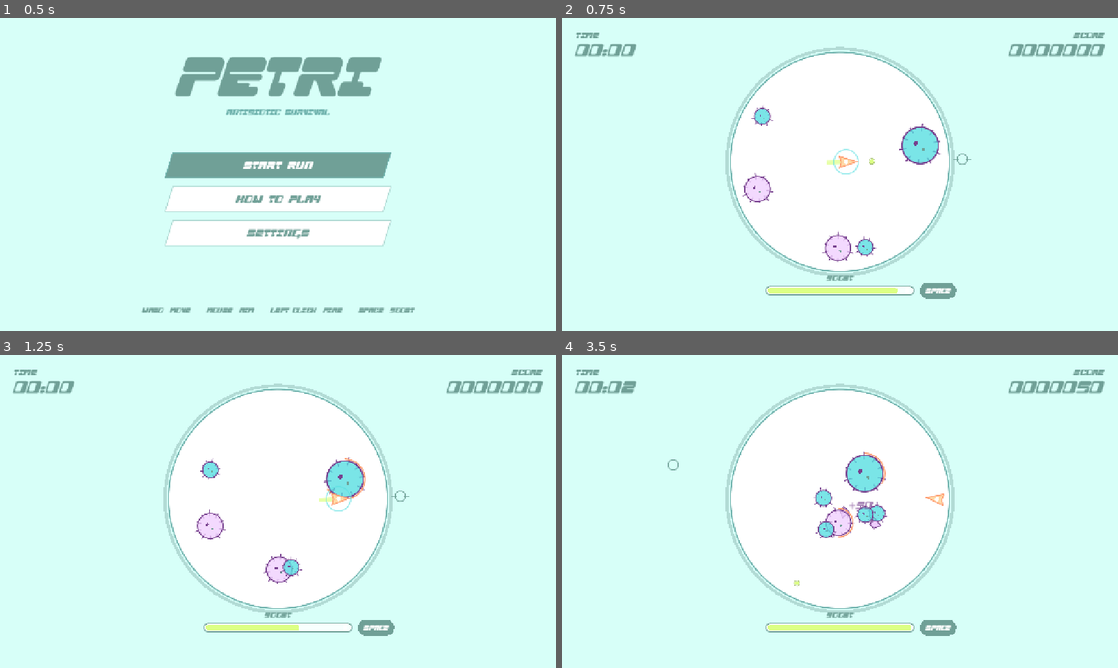
Above: before the commit, frames 1-4 (two rows, left to right).
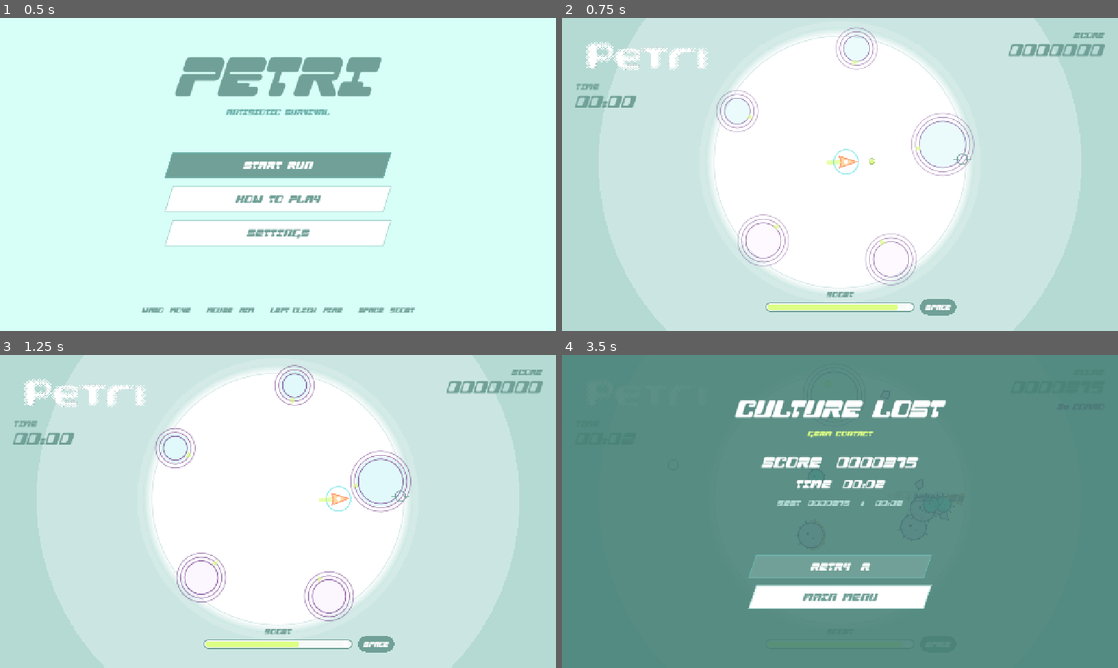
Above: after the commit, the same moments.

Repository: puleri/petri
Game: Godot game, scene res://scenes/main.tscn
The game is run twice, just before and just after one commit, with the same random seed, the same clock (stepped at 60 frames per second) and the same inputs.
Inputs (mouse positions are in pixels of both pictures, inside the frame that each line leads up to):
- Up to frame 1 (0.5 s): no input
- Up to frame 2 (0.75 s): tap Enter at 0.5 s; move the mouse to (962, 158) at 0.52 s; hold D (move_right) from 0.53 s (still down); hold Space (boost) from 0.53 s (still down); click (962, 158) at 0.67 s
- Up to frame 3 (1.25 s): keep holding D (move_right); keep holding Space (boost)
- Up to frame 4 (3.5 s): release D (move_right) at 1.25 s; release Space (boost) at 1.25 s; drag from (728, 527) to (812, 574) at 1.27 s; move the mouse to (895, 442) at 2.02 s; press the mouse at (895, 442) at 2.03 s; hold D (move_right) 2.03-2.75 s; tap Space (boost) at 2.3 s; release the mouse at (895, 442) at 2.75 s; drag from (812, 574) to (673, 464) at 2.77 s

Frame 1 is identical in both runs. In frame 2, 74% of the frame differs, in the area x 0-100%, y 0-100%; in frame 3, 74%; in frame 4, 98%.

Commit message:
updated ui

Diff:
--- a/project.godot
+++ b/project.godot
@@ -1,5 +1,10 @@
 ; Engine configuration file.
-; Best edited using the editor, but intentionally committed for repeatable web builds.
+; It's best edited using the editor UI and not directly,
+; since the parameters that go here are not all obvious.
+;
+; Format:
+;   [section] ; section goes between []
+;   param=value ; assign values to parameters
 
 config_version=5
 
@@ -7,7 +12,7 @@
 
 config/name="PETRI"
 run/main_scene="res://scenes/main.tscn"
-config/features=PackedStringArray("4.7", "GL Compatibility")
+config/features=PackedStringArray("4.6", "GL Compatibility")
 boot_splash/bg_color=Color(0.843137, 1, 0.972549, 1)
 boot_splash/show_image=false
 
@@ -20,17 +25,6 @@
 window/stretch/mode="canvas_items"
 window/stretch/aspect="expand"
 window/handheld/orientation=1
-
-[rendering]
-
-renderer/rendering_method="gl_compatibility"
-renderer/rendering_method.mobile="gl_compatibility"
-textures/default_filters/use_nearest_mipmap_filter=false
-environment/defaults/default_clear_color=Color(0.843137, 1, 0.972549, 1)
-
-[audio]
-
-driver/enable_input=false
 
 [input]
 
@@ -74,3 +68,9 @@
 "events": [Object(InputEventKey,"resource_local_to_scene":false,"resource_name":"","device":-1,"window_id":0,"alt_press …(193 unchanged characters)…
 ]
 }
+
+[rendering]
+
+renderer/rendering_method="gl_compatibility"
+renderer/rendering_method.mobile="gl_compatibility"
+environment/defaults/default_clear_color=Color(0.843137, 1, 0.972549, 1)
--- a/scripts/petri_game.gd
+++ b/scripts/petri_game.gd
@@ -13,6 +13,9 @@
 const MINT := Color("#B2DBD5")
 const DARK_MINT := Color("#70A097")
 const ACCENT_MINT := Color("#6FB2AD")
+const GAME_BG := Color("#B5DAD4")
+const RAIL_MINT := Color("#D4EBE7")
+const DISH_EDGE := Color("#C9E6E1")
 const WHITE := Color("#FFFFFF")
 const ORANGE := Color("#FFD9A6")
 const ORANGE_HOT := Color("#FF9E73")
@@ -34,8 +37,11 @@
 const SPAWN_PROTECTION := 1.5
 const DEBRIS_LIFETIME := 12.0
 const PELLET_POOL_SIZE := 120
+const ARENA_SCALE := 1.15
+const SPAWN_TELEGRAPH_SECONDS := 0.85
 
 var font: Font = preload("res://Excelorate-Font.otf")
+var logo_texture: Texture2D = preload("res://assets/figma/petri-logo.png")
 var germ_specs: Array[GermData] = [
 	preload("res://data/germ_large.tres"),
 	preload("res://data/germ_medium.tres"),
@@ -76,6 +82,7 @@
 var pellets: Array[Dictionary] = []
 var germs: Array[Dictionary] = []
 var debris: Array[Dictionary] = []
+var spawn_warnings: Array[Dictionary] = []
 var popups: Array[Dictionary] = []
 
 
@@ -122,7 +129,7 @@
 		arena_radius = minf(viewport_size.y * 0.39, viewport_size.x * 0.23)
 	else:
 		arena_radius = minf(viewport_size.y * 0.35, viewport_size.x * 0.34)
-	arena_radius = maxf(190.0, arena_radius)
+	arena_radius = maxf(190.0, arena_radius) * ARENA_SCALE
 
 
 func _update_run(delta: float) -> void:
@@ -160,6 +167,7 @@
 		_fire_pellet()
 
 	_update_pellets(delta)
+	_update_spawn_warnings(delta)
 	_update_germs(delta)
 	_update_debris(delta)
 	_resolve_projectile_hits()
@@ -170,8 +178,8 @@
 		emit_signal("combo_changed", combo)
 
 	spawn_timer -= delta
-	if spawn_timer <= 0.0 and _active_germ_count() < GameMath.active_germ_cap(run_time):
-		_spawn_germ(_weighted_spawn_tier())
+	if spawn_timer <= 0.0 and _active_germ_count() + spawn_warnings.size() < GameMath.active_germ_cap(run_time):
+		_queue_spawn_warning(_weighted_spawn_tier())
 		spawn_timer = GameMath.spawn_interval(run_time)
 
 
@@ -311,7 +319,7 @@
 			continue
 		var spec := germ_specs[tier]
 		var angle := rng.randf_range(0.0, TAU)
-		var at := arena_center + Vector2.RIGHT.rotated(angle) * (arena_radius - spec.radius - 8.0)
+		var at := _spawn_position(tier, angle)
 		if position_override != null:
 			at = Vector2(position_override)
 		var speed := rng.randf_range(spec.speed_min, spec.speed_max)
@@ -319,6 +327,35 @@
 		germs[i] = {"active": true, "tier": tier, "pos": at, "vel": direction * speed, "hp": spec.hp, "phase": rng.randf_range(0.0, TAU)}
 		return true
 	return false
+
+
+func _spawn_position(tier: int, angle: float) -> Vector2:
+	var spec := germ_specs[tier]
+	return arena_center + Vector2.RIGHT.rotated(angle) * (arena_radius - spec.radius - 8.0)
+
+
+func _queue_spawn_warning(tier: int, angle_override: Variant = null) -> void:
+	var angle := rng.randf_range(0.0, TAU)
+	if angle_override != null:
+		angle = float(angle_override)
+	spawn_warnings.append({
+		"tier": tier,
+		"angle": angle,
+		"life": SPAWN_TELEGRAPH_SECONDS,
+		"duration": SPAWN_TELEGRAPH_SECONDS,
+	})
+
+
+func _update_spawn_warnings(delta: float) -> void:
+	for i in range(spawn_warnings.size() - 1, -1, -1):
+		var warning := spawn_warnings[i]
+		warning.life = float(warning.life) - delta
+		if float(warning.life) <= 0.0:
+			var tier := int(warning.tier)
+			_spawn_germ(tier, _spawn_position(tier, float(warning.angle)))
+			spawn_warnings.remove_at(i)
+		else:
+			spawn_warnings[i] = warning
 
 
 func _spawn_debris(at: Vector2, count: int) -> void:
@@ -395,6 +432,7 @@
 	for i in pellets.size(): pellets[i].active = false
 	for i in germs.size(): germs[i].active = false
 	for i in debris.size(): debris[i].active = false
+	spawn_warnings.clear()
 	popups.clear()
 	run_time = 0.0
 	score = 0
@@ -413,8 +451,10 @@
 	state = AppState.PLAYING
 	audio.unlock()
 	audio.play_sfx("ui")
-	for i in 5:
-		_spawn_germ([GermData.GermTier.LARGE, GermData.GermTier.MEDIUM, GermData.GermTier.MEDIUM, GermData.GermTier.SMALL, GermData.GermTier.SMALL][i])
+	var opening_tiers := [GermData.GermTier.LARGE, GermData.GermTier.MEDIUM, GermData.GermTier.MEDIUM, GermData.GermTier.SMALL, GermData.GermTier.SMALL]
+	var opening_rotation := rng.randf_range(0.0, TAU)
+	for i in opening_tiers.size():
+		_queue_spawn_warning(opening_tiers[i], opening_rotation + TAU * float(i) / float(opening_tiers.size()))
 	emit_signal("score_changed", score)
 	emit_signal("combo_changed", combo)
 	emit_signal("pause_state_changed", false)
@@ -566,15 +606,23 @@
 func _draw_game_world() -> void:
 	var offset := _visual_offset()
 	var center := arena_center + offset
+	draw_rect(Rect2(Vector2.ZERO, viewport_size), GAME_BG)
 	if wide_layout:
-		var inset := arena_radius + 58.0
-		draw_colored_polygon(PackedVector2Array([Vector2.ZERO, Vector2(arena_center.x - inset, 0), Vector2(arena_center.x - inset - 86.0, viewport_size.y), Vector2(0, viewport_size.y)]), DARK_MINT)
-		draw_colored_polygon(PackedVector2Array([Vector2(arena_center.x + inset, 0), Vector2(viewport_size.x, 0), viewport_size, Vector2(arena_center.x + inset + 86.0, viewport_size.y)]), DARK_MINT)
-	draw_circle(center, arena_radius + 12.0, MINT)
-	draw_circle(center, arena_radius + 5.0, BG)
+		var rail_top := maxf(0.0, arena_center.x - arena_radius - viewport_size.y * 0.11)
+		var rail_slope := viewport_size.y * 0.36
+		draw_colored_polygon(PackedVector2Array([Vector2.ZERO, Vector2(rail_top, 0), Vector2(maxf(0.0, rail_top - rail_slope), viewport_size.y), Vector2(0, viewport_size.y)]), RAIL_MINT)
+		draw_colored_polygon(PackedVector2Array([Vector2(viewport_size.x - rail_top, 0), Vector2(viewport_size.x, 0), viewport_size, Vector2(minf(viewport_size.x, viewport_size.x - rail_top + rail_slope), viewport_size.y)]), RAIL_MINT)
+	draw_circle(center, arena_radius + viewport_size.y * 0.37, Color(RAIL_MINT.r, RAIL_MINT.g, RAIL_MINT.b, 0.72))
+	draw_circle(center, arena_radius + 34.0, Color(WHITE.r, WHITE.g, WHITE.b, 0.16))
+	for layer in 16:
+		var blend := float(layer + 1) / 16.0
+		var edge_radius := arena_radius + 22.0 * (1.0 - blend)
+		draw_circle(center, edge_radius, DISH_EDGE.lerp(WHITE, blend))
 	draw_circle(center, arena_radius, WHITE)
-	draw_arc(center, arena_radius, 0.0, TAU, 160, ACCENT_MINT, 3.0, true)
-
+	draw_arc(center, arena_radius, 0.0, TAU, 160, Color(ACCENT_MINT.r, ACCENT_MINT.g, ACCENT_MINT.b, 0.26), 2.0, true)
+
+	for warning in spawn_warnings:
+		_draw_spawn_warning(warning, offset)
 	for d in debris:
 		if bool(d.active): _draw_debris(Vector2(d.pos) + offset, float(d.angle))
 	for g in germs:
@@ -589,6 +637,26 @@
 		var alpha := clampf(float(popup.life) / 0.8, 0.0, 1.0)
 		_draw_text_centered(str(popup.text), Vector2(popup.pos) + offset, 24, Color(0.466, 0.251, 0.557, alpha))
 	_draw_hud()
+
+
+func _draw_spawn_warning(warning: Dictionary, offset: Vector2) -> void:
+	var tier := int(warning.tier)
+	var spec := germ_specs[tier]
+	var pos := _spawn_position(tier, float(warning.angle)) + offset
+	var progress := 1.0 - clampf(float(warning.life) / float(warning.duration), 0.0, 1.0)
+	var motion := 0.0 if bool(saved.get("reduced_motion", false)) else sin(progress * TAU * 3.0)
+	var aura_radius := spec.radius + 18.0 + motion * 5.0
+	var color := CYAN if tier != GermData.GermTier.MEDIUM else PURPLE_SOFT
+	draw_circle(pos, aura_radius, Color(color.r, color.g, color.b, 0.09 + progress * 0.1))
+	for ring in 3:
+		var ring_radius := aura_radius + float(ring) * 9.0 - progress * 7.0
+		var ring_alpha := clampf(0.5 - float(ring) * 0.11 + progress * 0.25, 0.12, 0.75)
+		draw_arc(pos, ring_radius, 0.0, TAU, 42, Color(PURPLE.r, PURPLE.g, PURPLE.b, ring_alpha), 2.0, true)
+	var inward := (arena_center - pos).normalized()
+	var side := inward.orthogonal()
+	var tip := pos + inward * (aura_radius + 10.0)
+	var arrow := PackedVector2Array([tip, tip - inward * 13.0 + side * 7.0, tip - inward * 13.0 - side * 7.0])
+	draw_colored_polygon(arrow, Color(LIME.r, LIME.g, LIME.b, 0.72))
 
 
 func _draw_germ(g: Dictionary, offset: Vector2) -> void:
@@ -645,22 +713,27 @@
 
 
 func _draw_hud() -> void:
+	_draw_gameplay_logo()
+	if wide_layout:
+		_draw_wide_hud()
+		return
+
 	var margin := 32.0
 	var left_x := margin
 	var right_x := viewport_size.x - margin
-	if wide_layout:
-		left_x = 48.0
-		right_x = viewport_size.x - 48.0
-	_draw_text("TIME", Vector2(left_x, 46.0), 18, WHITE if wide_layout else DARK_MINT)
-	_draw_text(_format_time(run_time), Vector2(left_x, 88.0), 40, WHITE if wide_layout else DARK_MINT)
+	var logo_rect := _gameplay_logo_rect()
+	var time_y := logo_rect.end.y + 42.0
+	_draw_text("TIME", Vector2(left_x, time_y), 18, DARK_MINT)
+	_draw_text(_format_time(run_time), Vector2(left_x, time_y + 42.0), 40, DARK_MINT)
 	var score_text := "%07d" % score
-	_draw_text_right("SCORE", Vector2(right_x, 46.0), 18, WHITE if wide_layout else DARK_MINT)
-	_draw_text_right(score_text, Vector2(right_x, 88.0), 40, WHITE if wide_layout else DARK_MINT)
+	_draw_text_right("SCORE", Vector2(right_x, 46.0), 18, DARK_MINT)
+	_draw_text_right(score_text, Vector2(right_x, 88.0), 40, DARK_MINT)
 	if combo > 1:
-		_draw_text_right("%dx COMBO" % combo, Vector2(right_x, 126.0), 18, LIME if wide_layout else PURPLE)
+		_draw_text_right("%dx COMBO" % combo, Vector2(right_x, 126.0), 18, PURPLE)
 
 	var meter_width := minf(340.0, viewport_size.x * 0.3)
-	var meter := Rect2(Vector2(arena_center.x - meter_width * 0.5, arena_center.y + arena_radius + 34.0), Vector2(meter_width, 20.0))
+	var meter_y := minf(arena_center.y + arena_radius + 34.0, viewport_size.y - 44.0)
+	var meter := Rect2(Vector2(arena_center.x - meter_width * 0.5, meter_y), Vector2(meter_width, 20.0))
 	_draw_text_centered("BOOST", Vector2(meter.get_center().x, meter.position.y - 13.0), 17, DARK_MINT)
 	_draw_pill(meter, Color(1, 1, 1, 0.82), DARK_MINT, 2.0)
 	var inner := meter.grow(-4.0)
@@ -670,6 +743,91 @@
 	var keycap := Rect2(Vector2(meter.end.x + 14.0, meter.position.y - 8.0), Vector2(84.0, 36.0))
 	_draw_pill(keycap, DARK_MINT, Color.TRANSPARENT, 0.0)
 	_draw_text_centered("SPACE", keycap.get_center() + Vector2(0, 6), 15, WHITE)
+
+
+func _gameplay_logo_rect() -> Rect2:
+	var logo_width := clampf(minf(viewport_size.x * 0.22, viewport_size.y * 0.46), 180.0, 500.0)
+	var logo_height := logo_width * float(logo_texture.get_height()) / float(logo_texture.get_width())
+	var inset := maxf(24.0, viewport_size.y * 0.075)
+	return Rect2(Vector2(inset, inset), Vector2(logo_width, logo_height))
+
+
+func _draw_gameplay_logo() -> void:
+	draw_texture_rect(logo_texture, _gameplay_logo_rect(), false)
+
+
+func _draw_wide_hud() -> void:
+	var label_size := roundi(clampf(viewport_size.y * 0.083, 34.0, 76.0))
+	var value_size := roundi(clampf(viewport_size.y * 0.205, 78.0, 178.0))
+	var time_value_size := roundi(clampf(viewport_size.y * 0.15, 68.0, 132.0))
+	var outline_size := maxi(4, roundi(viewport_size.y * 0.011))
+	var shadow_offset := Vector2.ONE * maxf(5.0, viewport_size.y * 0.013)
+
+	_draw_mock_stat(
+		"SCORE",
+		str(score),
+		Vector2(viewport_size.x - viewport_size.y * 0.09, viewport_size.y * 0.145),
+		-0.18,
+		label_size,
+		value_size,
+		true,
+		outline_size,
+		shadow_offset
+	)
+	_draw_mock_stat(
+		"TIME",
+		_format_time_precise(run_time),
+		Vector2(viewport_size.y * 0.075, viewport_size.y * 0.72),
+		-0.10,
+		label_size,
+		time_value_size,
+		false,
+		outline_size,
+		shadow_offset
+	)
+	if combo > 1:
+		_draw_text_with_outline(
+			"%dx COMBO" % combo,
+			Vector2(viewport_size.x - viewport_size.y * 0.37, viewport_size.y * 0.34),
+			maxi(20, label_size / 2),
+			PURPLE,
+			WHITE,
+			maxi(2, outline_size / 2),
+			Vector2(4.0, 4.0),
+			DARK_MINT
+		)
+	_draw_wide_boost(label_size, outline_size, shadow_offset)
+
+
+func _draw_mock_stat(label: String, value: String, origin: Vector2, rotation: float, label_size: int, value_size: int, align_right: bool, outline_size: int, shadow_offset: Vector2) -> void:
+	draw_set_transform(origin, rotation, Vector2.ONE)
+	var label_width := font.get_string_size(label, HORIZONTAL_ALIGNMENT_LEFT, -1.0, label_size).x
+	var value_width := font.get_string_size(value, HORIZONTAL_ALIGNMENT_LEFT, -1.0, value_size).x
+	_draw_text_with_outline(label, Vector2(-label_width if align_right else 0.0, 0.0), label_size, DARK_MINT, WHITE, outline_size, shadow_offset, DARK_MINT)
+	_draw_text_with_outline(value, Vector2(-value_width if align_right else 0.0, value_size * 0.91), value_size, DARK_MINT, WHITE, outline_size, shadow_offset, DARK_MINT)
+	draw_set_transform(Vector2.ZERO, 0.0, Vector2.ONE)
+
+
+func _draw_wide_boost(label_size: int, outline_size: int, shadow_offset: Vector2) -> void:
+	var rotation := 0.20
+	var origin := Vector2(viewport_size.x - viewport_size.y * 0.07, viewport_size.y * 0.68)
+	var meter_width := clampf(viewport_size.y * 0.48, 220.0, 500.0)
+	var meter_height := clampf(viewport_size.y * 0.105, 48.0, 106.0)
+	draw_set_transform(origin, rotation, Vector2.ONE)
+	var label_width := font.get_string_size("BOOST", HORIZONTAL_ALIGNMENT_LEFT, -1.0, label_size).x
+	_draw_text_with_outline("BOOST", Vector2(-label_width, 0.0), label_size, DARK_MINT, WHITE, outline_size, shadow_offset, DARK_MINT)
+	var meter := Rect2(Vector2(-meter_width, meter_height * 0.34), Vector2(meter_width, meter_height))
+	_draw_pill(meter.grow(8.0), Color(WHITE.r, WHITE.g, WHITE.b, 0.28), Color.TRANSPARENT, 0.0)
+	_draw_pill(meter, Color(WHITE.r, WHITE.g, WHITE.b, 0.48), Color.TRANSPARENT, 0.0)
+	var charge_rect := meter.grow(-6.0)
+	charge_rect.size.x *= boost_charge
+	if charge_rect.size.x > charge_rect.size.y:
+		_draw_pill(charge_rect, Color(LIME.r, LIME.g, LIME.b, 0.52), Color.TRANSPARENT, 0.0)
+	var space_size := roundi(meter_height * 0.58)
+	var space_text := "SPACE"
+	var space_width := font.get_string_size(space_text, HORIZONTAL_ALIGNMENT_LEFT, -1.0, space_size).x
+	_draw_text_with_outline(space_text, Vector2(meter.get_center().x - space_width * 0.5, meter.get_center().y + space_size * 0.34), space_size, WHITE, Color(WHITE.r, WHITE.g, WHITE.b, 0.01), 1, Vector2(5.0, 5.0), Color(DARK_MINT.r, DARK_MINT.g, DARK_MINT.b, 0.62))
+	draw_set_transform(Vector2.ZERO, 0.0, Vector2.ONE)
 
 
 func _draw_menu() -> void:
@@ -797,6 +955,20 @@
 	draw_string(font, at - Vector2(width * 0.5, 0), text, HORIZONTAL_ALIGNMENT_LEFT, -1.0, size, color)
 
 
+func _draw_text_with_outline(text: String, at: Vector2, size: int, fill: Color, outline: Color, outline_size: int, shadow_offset: Vector2, shadow: Color) -> void:
+	draw_string_outline(font, at + shadow_offset, text, HORIZONTAL_ALIGNMENT_LEFT, -1.0, size, outline_size + 2, shadow)
+	draw_string(font, at + shadow_offset, text, HORIZONTAL_ALIGNMENT_LEFT, -1.0, size, shadow)
+	draw_string_outline(font, at, text, HORIZONTAL_ALIGNMENT_LEFT, -1.0, size, outline_size, outline)
+	draw_string(font, at, text, HORIZONTAL_ALIGNMENT_LEFT, -1.0, size, fill)
+
+
 func _format_time(seconds: float) -> String:
 	var total := maxi(0, int(floor(seconds)))
 	return "%02d:%02d" % [total / 60, total % 60]
+
+
+func _format_time_precise(seconds: float) -> String:
+	var safe_seconds := maxf(0.0, seconds)
+	var total := int(floor(safe_seconds))
+	var centiseconds := mini(99, int(floor(fmod(safe_seconds, 1.0) * 100.0)))
+	return "%d:%02d.%02d" % [total / 60, total % 60, centiseconds]
--- a/tests/run_tests.gd
+++ b/tests/run_tests.gd
@@ -110,6 +110,7 @@
 	_check(large.hp == 3 and large.score == 100, "large germ data resource")
 	_check(medium.hp == 2 and medium.score == 50, "medium germ data resource")
 	_check(small.hp == 1 and small.score == 25, "small germ data resource")
+	_check(load("res://assets/figma/petri-logo.png") != null, "Figma PETRI logo loads")
 	_check(load("res://scenes/main.tscn") != null, "main scene loads")
 
 
@@ -122,6 +123,20 @@
 	audio_manager.call("apply_levels", 0.0, 0.0)
 	audio_manager.set("_unlocked", true)
 	game.call("_start_run")
+	var opening_warnings: Array = game.get("spawn_warnings")
+	_check(opening_warnings.size() == 5, "opening germs receive spawn auras")
+	game.set("spawn_protection_left", 9999.0)
+	game.call("_update_run", 0.4)
+	var early_germs: Array = game.get("germs")
+	var early_active := 0
+	for germ in early_germs:
+		if bool(germ.active): early_active += 1
+	_check(early_active == 0 and Array(game.get("spawn_warnings")).size() == 5, "spawn aura appears before germ activation")
+	game.call("_update_run", 0.5)
+	var entered_active := 0
+	for germ in early_germs:
+		if bool(germ.active): entered_active += 1
+	_check(entered_active == 5 and Array(game.get("spawn_warnings")).is_empty(), "germs enter after the aura telegraph")
 	for i in 6000:
 		game.set("spawn_protection_left", 9999.0)
 		game.call("_update_run", 0.1)
Binary file added: assets/figma/petri-logo.png
Not shown, added: assets/figma/petri-logo.png.import
Not shown, changed: README.md
Not shown, changed: assets/figma/README.md
Not shown, changed: docs/IMPLEMENTATION.md
